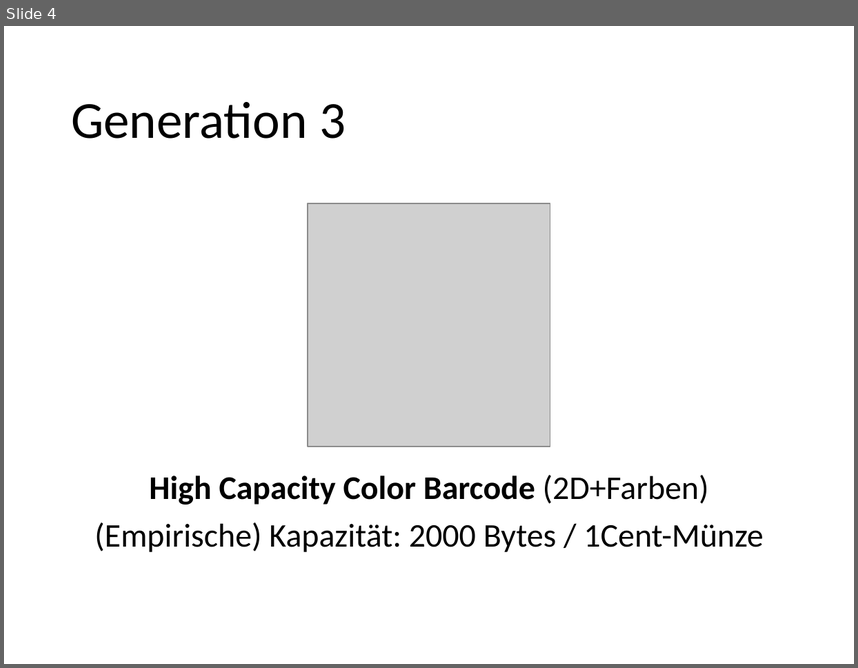
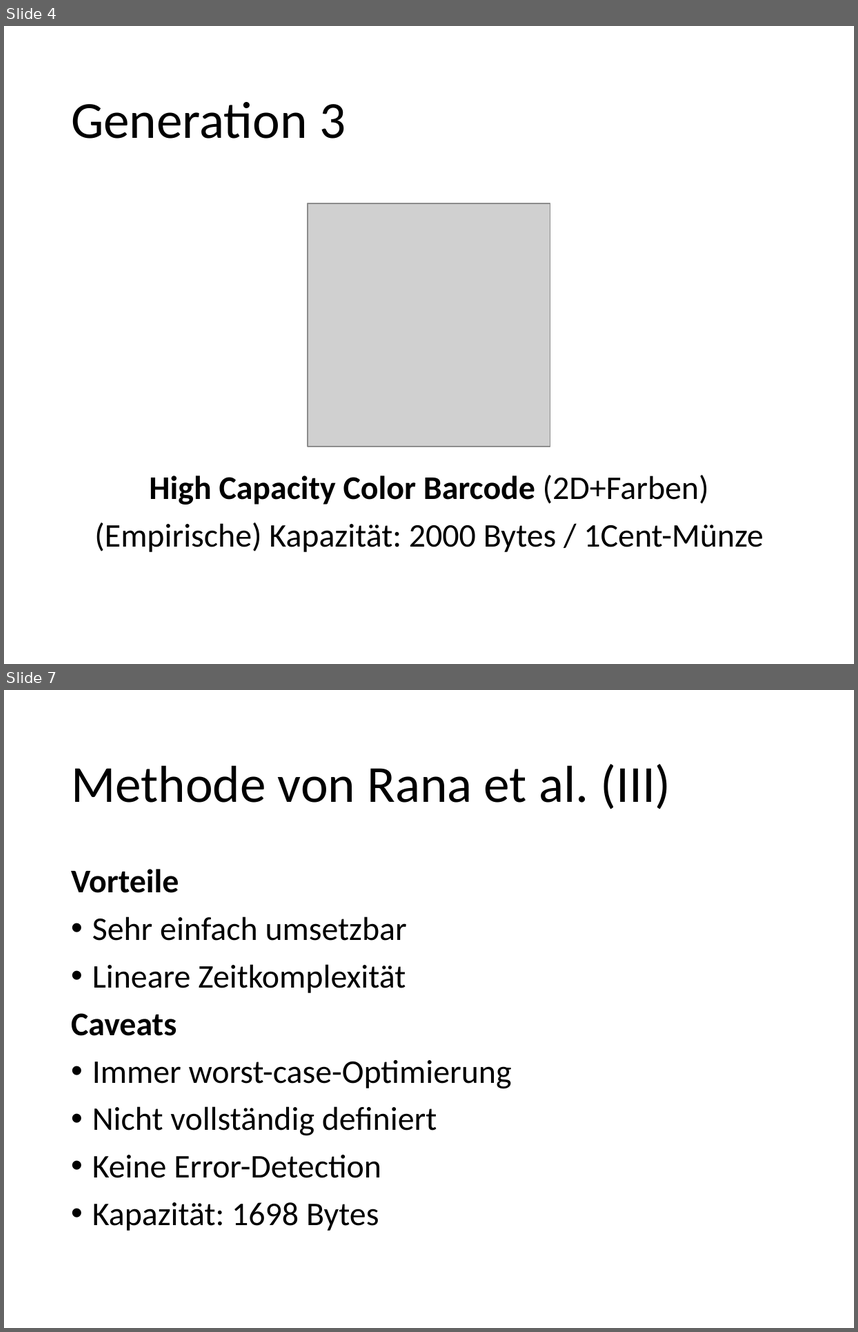
Before and after one commit to foyan/ColorizedBarCodec, a slide deck: doc/presentation/Barcodes.pptx. Shown one above the other, each under a label of ours: slide 4 before the commit, slides 4 and 7 after it; the slides between them are not shown. The pictures are 858x668 and 858x1332 pixels, drawn with LibreOffice and Linux fonts; fonts in the diff are those of the drawing; grey boxes stand for pictures. Boxes give left, top, right and bottom in pixels: in the first picture for what was removed or moved away, otherwise in the second. Text is boxed around its words. In the diff, an @@ line names an element or a change of style, - is before the commit and + after.

```diff
--- a/doc/presentation/Barcodes.pptx
+++ b/doc/presentation/Barcodes.pptx
@@ slide 7 added at bbox=[4, 690, 854, 1328], background #FFFFFF @@
@@ title added at bbox=[71, 764, 671, 809], 44 pt, text #000000 @@
+Methode von Rana et al. (III)
@@ text added at bbox=[71, 869, 512, 1230], 28 pt, text #000000 @@
+Vorteile
+• Sehr einfach umsetzbar
+• Lineare Zeitkomplexität
+Caveats
+• Immer worst-case-Optimierung
+• Nicht vollständig definiert
+• Keine Error-Detection
+• Kapazität: 1698 Bytes
```
Also in this commit, not shown: 2 slides changed, 3 other slides added.
